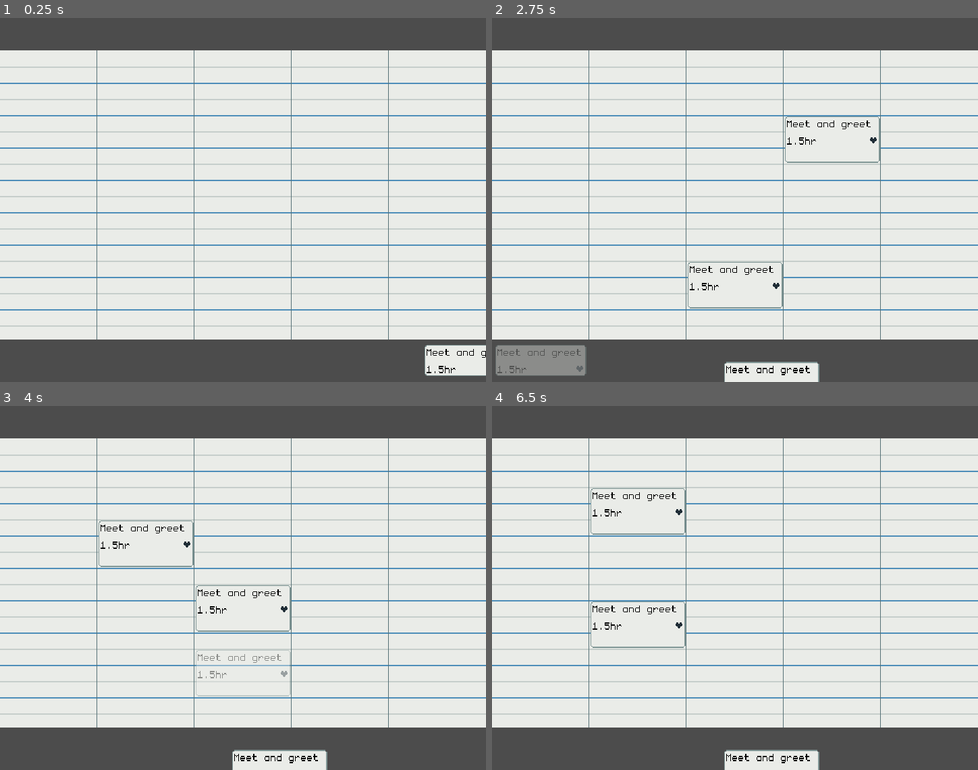
Above: before the commit, frames 1-4 (two rows, left to right).
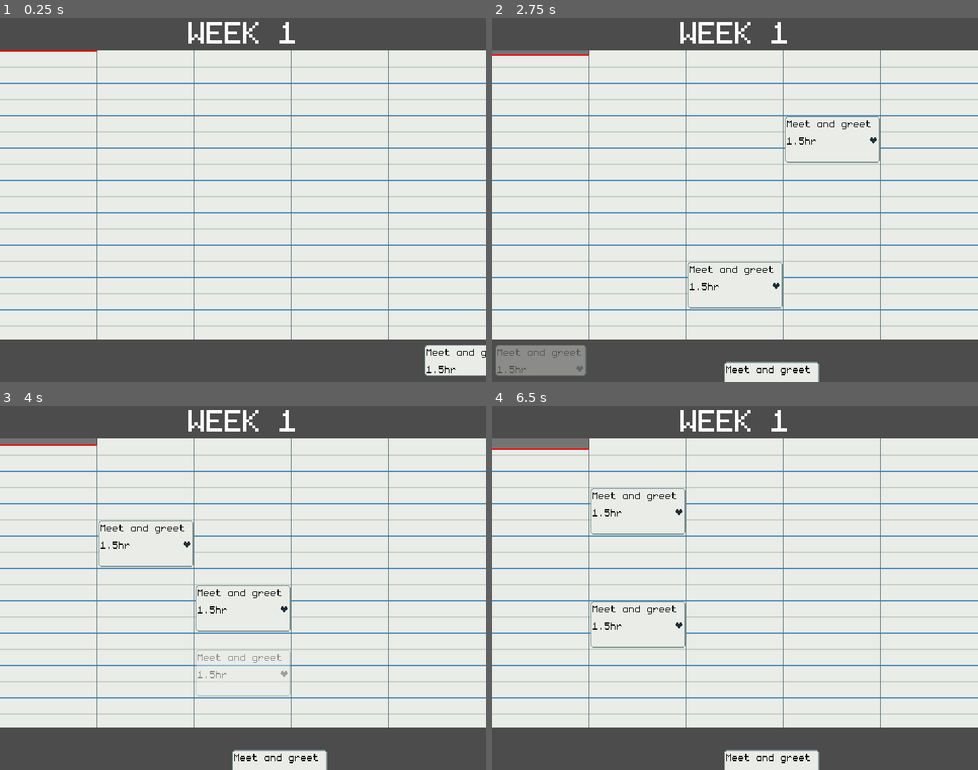
Above: after the commit, the same moments.

Repository: dmitriy-shmilo/wgj257
Game: Godot game, scene res://game_screen/game_screen.tscn
Two runs of this game, one before a commit and one after it. Both use one fixed random seed, a clock stepped at 60 frames per second and the inputs below.
Inputs (mouse positions are in pixels of both pictures, inside the frame that each line leads up to):
- Up to frame 1 (0.25 s): no input
- Up to frame 2 (2.75 s): tap Enter at 0.5 s; drag from (900, 360) to (783, 119) at 0.52 s; drag from (812, 360) to (710, 272) at 1.27 s; move the mouse to (725, 360) at 2.02 s; press the mouse at (725, 360) at 2.03 s; hold D (right) from 2.03 s (still down)
- Up to frame 3 (4 s): release D (right) at 2.75 s; release the mouse at (233, 748) at 2.75 s; drag from (340, 526) to (97, 533) at 2.77 s; tap Space at 3.5 s; drag from (243, 671) to (267, 588) at 3.52 s
- Up to frame 4 (6.5 s): drag from (589, 533) to (662, 497) at 4.27 s; move the mouse to (759, 588) at 5.02 s; press the mouse at (759, 588) at 5.03 s; hold S (down) 5.03-5.75 s; release the mouse at (759, 588) at 5.75 s; tap Enter at 5.75 s; drag from (735, 609) to (637, 606) at 5.77 s

The runs differ from the first frame. In frame 1, 0.5% of the frame differs, in the area x 0-61%, y 1-10%; in frame 2, 0.7%; in frame 3, 0.9%; in frame 4, 1.1%, in the area x 0-61%, y 1-13%.

Commit message:
Time indicator overlay.

Diff:
--- a/src/game_screen/game_screen.gd
+++ b/src/game_screen/game_screen.gd
@@ -3,27 +3,35 @@
 const MEETING_REQUEST_SCENE = preload("res://game_screen/meeting_request.tscn")
 const DAY_COUNT = 5
 const SLOT_COUNT = 18
+const TOTAL_SLOT_COUNT = DAY_COUNT * SLOT_COUNT
 
+export(float) var time_speed = 1.0 / 90.0 / 10  # % per second
 
 onready var _gui = $"Gui"
 onready var _cursor: Control = $"Cursor"
 onready var _meeting_queue: Control = $"MeetingQueueMargin/MeetingQueue"
 onready var _calendar: Control = $"Calendar"
+onready var _week_label: Label = $"WeekLabel"
+onready var _time_shroud: TimeShroud = $"TimeShroud"
 
+var _time = 0
+var _week_number = 1
 var _is_dragging = false
 var _current_request: MeetingRequest = null
 var _pending_requests: Array = []
-
 var _slots: Array = []
 
 func _ready() -> void:
-	_slots.resize(DAY_COUNT * SLOT_COUNT)
+	_slots.resize(TOTAL_SLOT_COUNT)
 	create_request()
 	create_request()
 	create_request()
 
 
-func _process(_event):
+func _process(delta):
+	_time += delta * time_speed
+	_time_shroud.progress = _time
+
 	if Input.is_action_just_pressed("system_pause"):
 		_gui.pause()
 
@@ -72,6 +80,9 @@
 
 func can_place_request(request: MeetingRequest, slot: Vector2) -> bool:
 	var index = slot.x * SLOT_COUNT + slot.y
+
+	if float(index) / TOTAL_SLOT_COUNT <= _time:
+		return false
 
 	for i in range(request.meeting.duration):
 		if _slots[index + i] != null and _slots[index + i] != request:
--- a/src/game_screen/game_screen.tscn
+++ b/src/game_screen/game_screen.tscn
@@ -6,6 +6,8 @@
 [ext_resource path="res://game_screen/meeting_request.tscn" type="PackedScene" id=4]
 [ext_resource path="res://ui/default_theme.tres" type="Theme" id=5]
 [ext_resource path="res://game_screen/calendar.gd" type="Script" id=6]
+[ext_resource path="res://ui/font_h2.tres" type="DynamicFont" id=7]
+[ext_resource path="res://game_screen/time_shroud.gd" type="Script" id=8]
 
 [node name="GameScreen" type="Control"]
 anchor_right = 1.0
@@ -52,6 +54,15 @@
 patch_margin_right = 6
 patch_margin_bottom = 6
 
+[node name="TimeShroud" type="Control" parent="."]
+margin_top = 32.0
+margin_right = 480.0
+margin_bottom = 318.0
+mouse_filter = 2
+script = ExtResource( 8 )
+progress = 0.5
+color = Color( 0, 0, 0, 0.501961 )
+
 [node name="Cursor" parent="." instance=ExtResource( 4 )]
 visible = false
 margin_top = 32.0
@@ -59,3 +70,13 @@
 margin_bottom = 64.0
 is_resizing = true
 is_static = true
+
+[node name="WeekLabel" type="Label" parent="."]
+anchor_left = 0.5
+anchor_right = 0.5
+margin_left = -54.0
+margin_top = -8.0
+margin_right = 54.0
+margin_bottom = 31.0
+custom_fonts/font = ExtResource( 7 )
+text = "WEEK 1"
--- /dev/null
+++ b/src/game_screen/time_shroud.gd
@@ -0,0 +1,30 @@
+tool
+class_name TimeShroud
+extends Control
+
+export(int) var sections = 5
+export(float) var progress = 0.0 setget set_progress
+export(Color) var color = Color.black
+
+func _draw() -> void:
+	var portion = 1.0 / sections
+
+	for i in range(sections):
+		var p = clamp((progress - i * portion) * sections, 0.0, 1.0)
+		var rect = Rect2(i * rect_size.x / sections, 0, rect_size.x / sections, rect_size.y * p)
+		draw_rect(rect, color)
+
+	# TODO: simplify
+	var last_section = floor(progress * sections)
+	var remainder = progress - portion * last_section
+	var p = clamp(remainder * sections, 0.0, 1.0)
+	var x1 = last_section * rect_size.x / sections
+	var x2 = (last_section + 1) * rect_size.x / sections
+	var y = rect_size.y * p
+	draw_line(Vector2(x1, y), Vector2(x2, y), Color.red)
+
+
+func set_progress(value: float) -> void:
+	progress = value
+	if is_inside_tree():
+		update()
--- a/src/project.godot
+++ b/src/project.godot
@@ -55,6 +55,11 @@
 "path": "res://common/state_machine.gd"
 }, {
 "base": "Control",
+"class": "TimeShroud",
+"language": "GDScript",
+"path": "res://game_screen/time_shroud.gd"
+}, {
+"base": "Control",
 "class": "TitleScene",
 "language": "GDScript",
 "path": "res://title_screen/title/title_scene.gd"
@@ -74,6 +79,7 @@
 "SettingsScene": "",
 "State": "",
 "StateMachine": "",
+"TimeShroud": "",
 "TitleScene": "",
 "TutorialScene": ""
 }
Not shown: 1 places in src/game_screen/game_screen.tscn that only renumber resources
